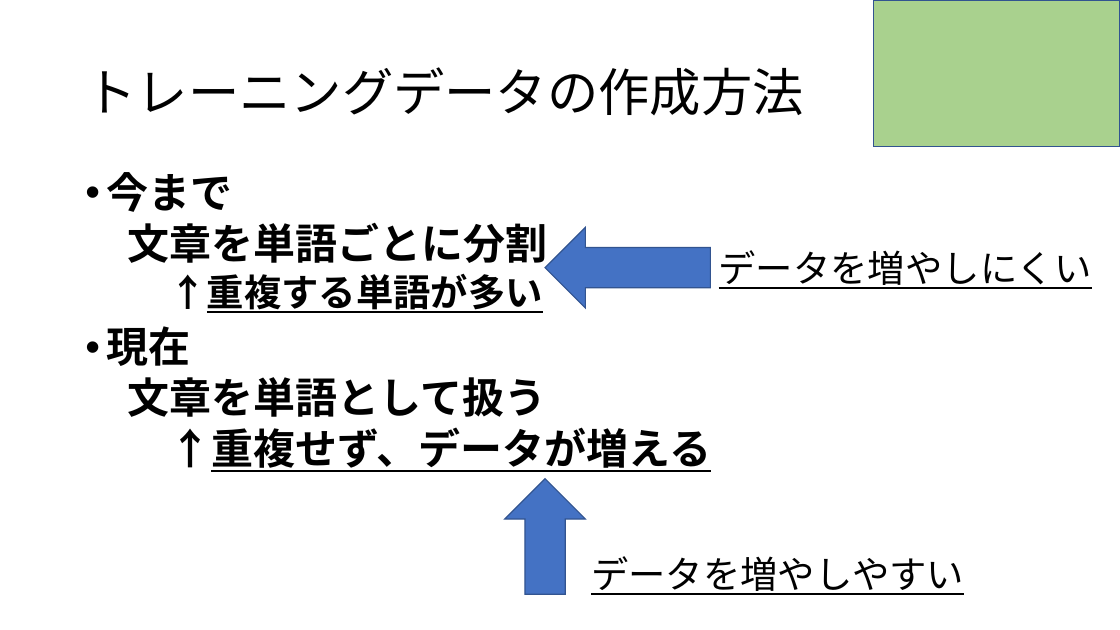
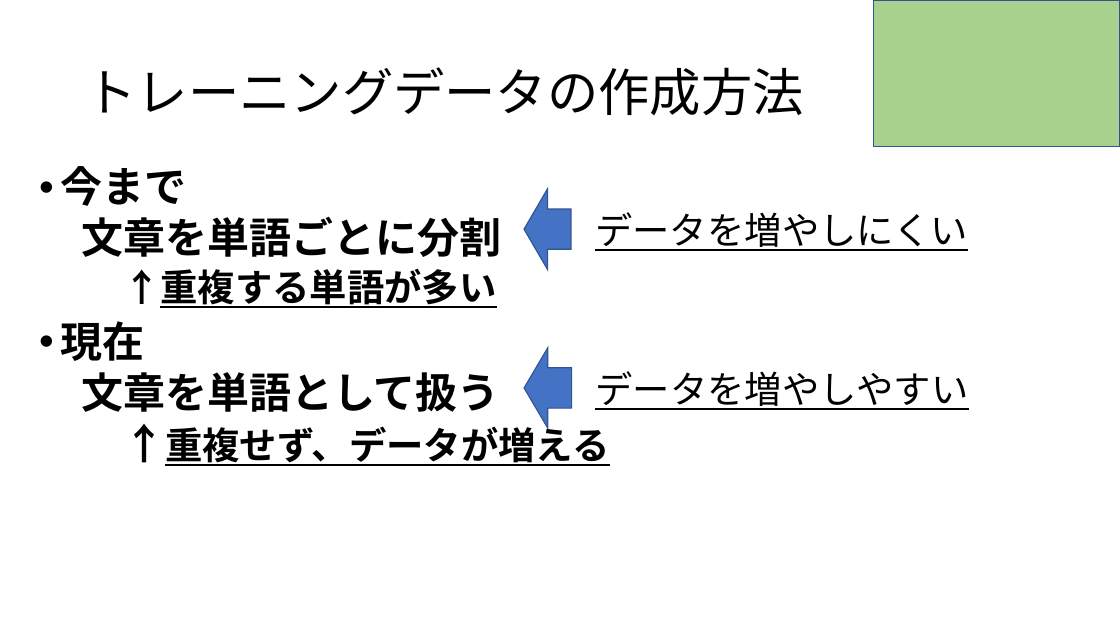
Before and after one commit to RikiishiSuzunosuke/AIspeaker_yosie, a slide deck: slide 3 of presentation/fasttext.pptx. Drawn at 1120x630 pixels with LibreOffice and Linux fonts; fonts in the diff are those of the drawing. Boxes give left, top, right and bottom in pixels: in the first picture for what was removed or moved away, otherwise in the second. Text is boxed around its words. In the diff, an @@ line names an element or a change of style, - is before the commit and + after.

```diff
--- a/presentation/fasttext.pptx
+++ b/presentation/fasttext.pptx
@@ text "今まで": place and size @@
-text "今まで" at [106,172,711,472]
+text "今まで" at [60,166,609,466]
@@ up arrow: place and size @@
-up arrow at [545,227,710,308]
+up arrow at [524,189,571,270]
@@ text "データを増やしにくい": place and size @@
-text "データを増やしにくい" at [719,250,1092,289]
+text "データを増やしにくい" at [595,212,968,251]
@@ up arrow at [524,348,572,429]: rotation 0 to 270 degrees @@
@@ text "データを増やしやすい": place and size @@
-text "データを増やしやすい" at [591,556,964,595]
+text "データを増やしやすい" at [595,371,968,410]
@@ text at [165,421,609,466]: size 36 to 32 pt in "↑重複せず、データが増える" @@
```
Also in this commit, not shown: 2 other slides changed.
